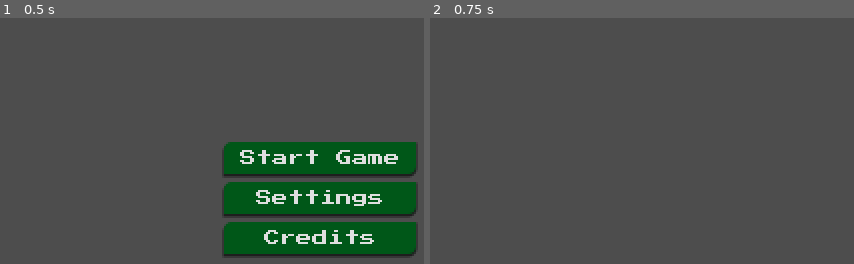
Above: before the commit, frames 1-2 (left to right).
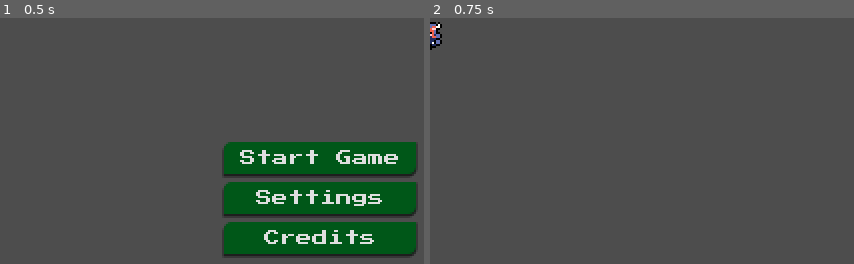
Above: after the commit, the same moments.

Repository: DaEpickid540/haven-2026
Game: Godot game, scene res://Scenes/main_menu.tscn
Same seed, same stepped clock (60 frames per second), same inputs: the game is played once before the commit and once after it.
Inputs:
- Up to frame 1 (0.5 s): no input
- Up to frame 2 (0.75 s): click "Start Game" at 0.5 s

Frame 1 is identical in both runs. In frame 2, 0.3% of the frame differs, in the area x 0-3%, y 1-14%.

Commit message:
Update to merge

Diff:
--- a/Scenes/main.tscn
+++ b/Scenes/main.tscn
@@ -1,9 +1,12 @@
 [gd_scene format=3 uid="uid://e68v7c65ij8i"]
 
 [ext_resource type="Script" uid="uid://cf204wd8fqk85" path="res://Scripts/main.gd" id="1_jjgbg"]
+[ext_resource type="PackedScene" uid="uid://bm52rdhpklh6d" path="res://Scenes/main_menu.tscn" id="2_bo1nx"]
 
 [node name="Main" type="Node" unique_id=456874645]
 script = ExtResource("1_jjgbg")
+
+[node name="MainMenu" parent="." unique_id=233291376 instance=ExtResource("2_bo1nx")]
 
 [node name="Control" type="Control" parent="." unique_id=1079553655]
 layout_mode = 3
--- a/Scripts/main_menu.gd
+++ b/Scripts/main_menu.gd
@@ -6,7 +6,7 @@
 
 
 func _on_start_game_pressed() -> void:
-	get_tree().change_scene_to_file("res://Scenes/main.tscn")
+	get_tree().change_scene_to_file("res://Scenes/player.tscn")
 
 
 func _on_credits_pressed() -> void:
